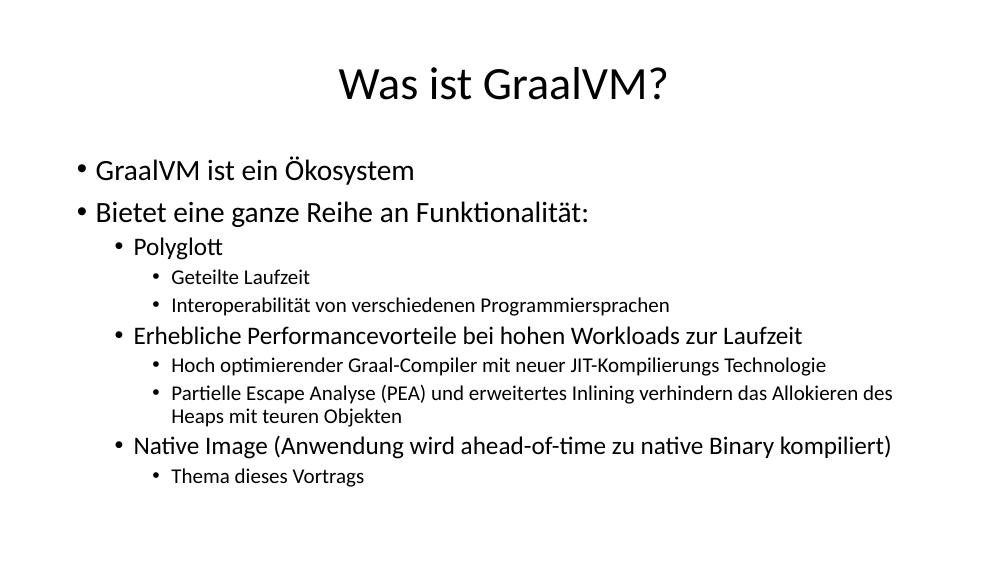
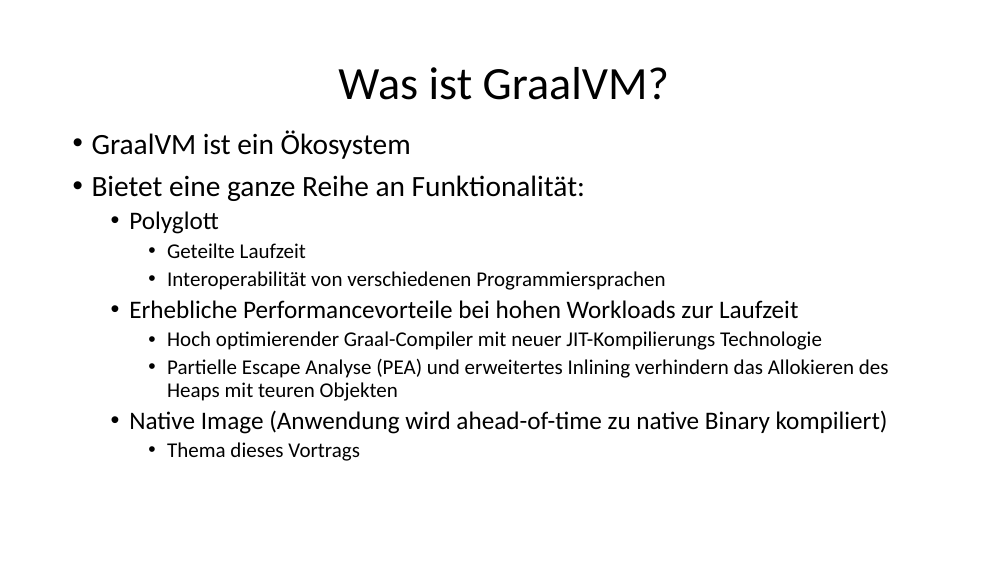
Before and after one commit to ErikSimonsen/Seminar_GraalVM_NativeImage, a slide deck: slide 3 of Seminar-GraalVM-NativeImage.pptx. Drawn at 1008x567 pixels with LibreOffice and Linux fonts; fonts in the diff are those of the drawing. Boxes give left, top, right and bottom in pixels: in the first picture for what was removed or moved away, otherwise in the second. Text is boxed around its words. In the diff, an @@ line names an element or a change of style, - is before the commit and + after.

```diff
--- a/Seminar-GraalVM-NativeImage.pptx
+++ b/Seminar-GraalVM-NativeImage.pptx
@@ text "GraalVM ist ein Ökosystem": place and size @@
-text "GraalVM ist ein Ökosystem" at (96,156,893,487)
+text "GraalVM ist ein Ökosystem" at (92,130,889,461)
```
Also in this commit, not shown: 17 other slides changed, 1 slide added, 1 other file.
